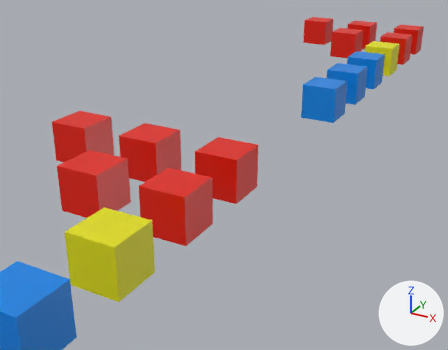
Renders of the Blender file tests/blend_export/blend/45545-relax-name-sanitization.blend from each side of a commit.
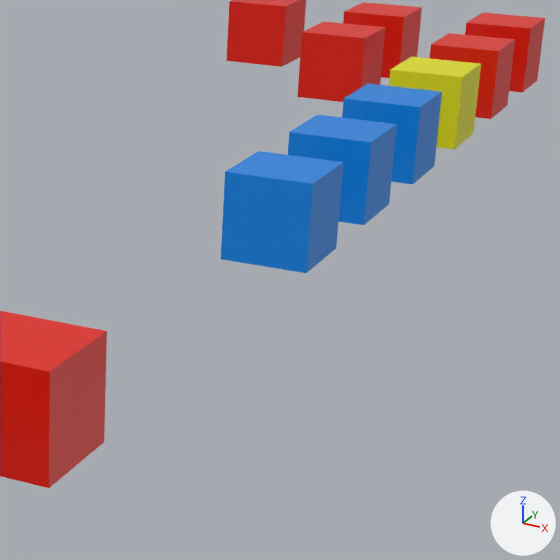
There are two pictures of each version: one from a 50 mm camera at (11.86, -27.83, 10.63) aimed at (-2.9, -0.99, -2.79), one close up on the part from 49% to 96% of the width and 6% to 66% of the height. Every picture has the same lights, and +X, +Y and +Z are marked at lower right.

Script lines for the objects in view, before the commit:
```python
me_cube_019 = bpy.data.meshes.new('Cube.019')
me_cube_019.from_pydata(...)  # a box spanning x -1.0..1.0, y -1.0..1.0, z -1.0..1.0
me_cube_019.materials.append(mat_outputshouldstripcharacters)  # yellow #e7e304
me_cube_023 = bpy.data.meshes.new('Cube.023')
me_cube_023.from_pydata(...)  # a box spanning x -1.0..1.0, y -1.0..1.0, z -1.0..1.0
me_cube_023.materials.append(mat_outputshouldrenamenode)  # red #e71a00
me_cube_024 = bpy.data.meshes.new('Cube.024')
me_cube_024.from_pydata(...)  # a box spanning x -1.0..1.0, y -1.0..1.0, z -1.0..1.0
me_cube_024.materials.append(mat_outputshouldrenamenode)  # red #e71a00
ob_hinted_disallowed_clashing_deep_tree_____col = bpy.data.objects.new('Hinted_Disallowed_Clashing_Deep_Tree_@@@-col', me_cube_024)
ob_hinted_disallowed_clashing_deep_tree_____col.parent = ob_hinted_disallowed_clashing_deep_tree____col
ob_hinted_disallowed_clashing_deep_tree_____col.matrix_parent_inverse = Matrix(((1.0, 0.0, 0.0, 4.0), (0.0, 1.0, 0.0, -26.0), (0.0, 0.0, 1.0, 0.0), (0.0, 0.0, 0.0, 1.0)))
ob_hinted_disallowed_clashing_deep_tree_____col.location = (-8.0, 26.0, 0.0)
ob_hinted_disallowed_clashing_deep_tree____col = bpy.data.objects.new('Hinted_Disallowed_Clashing_Deep_Tree_@@-col', me_cube_023)
ob_hinted_disallowed_clashing_deep_tree____col.parent = ob_hinted_disallowed_clashing_deep_tree___col
ob_hinted_disallowed_clashing_deep_tree____col.matrix_parent_inverse = Matrix(((1.0, 0.0, 0.0, 0.0), (0.0, 1.0, 0.0, 2.0), (0.0, 0.0, 1.0, 0.0), (0.0, 0.0, 0.0, 1.0)))
ob_hinted_disallowed_clashing_deep_tree____col.location = (-4.0, -2.0, 0.0)
ob_hinted_disallowed_non_clashing_______col = bpy.data.objects.new('Hinted_Disallowed_Non-clashing_.:@"/-col', me_cube_019)
ob_hinted_disallowed_non_clashing_______col.location = (0.0, 18.0, 0.0)
# also in view: 'Hinted_Emoji_😀🤖-col' at (0.0, 10.0, 0.0); 'Basic_Disallowed_Clashing_Deep_Tree_@' at (0.0, -6.0, 0.0); 'Hinted_Disallowed_Clashing_Deep_Tree_@-col' at (0.0, 26.0, 0.0); 'Hinted_Disallowed_Clashing_.-col' at (0.0, 22.0, 0.0); 'Hinted_Disallowed_Clashing_@-col' at (-4.0, 22.0, 0.0)
```
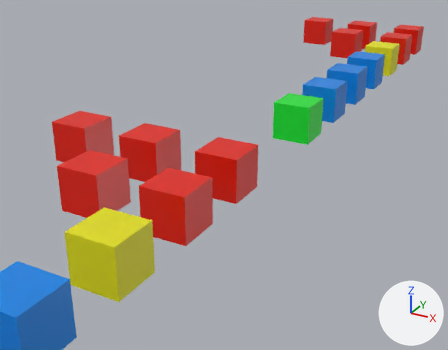
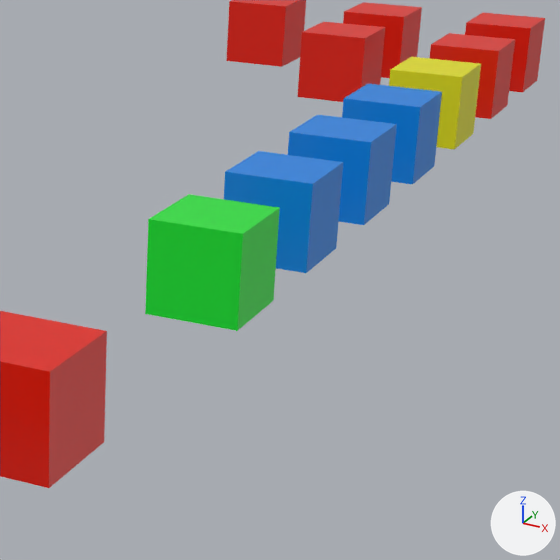
Commit message: Fixes missing hinted alphanumeric object.

Changed parts and their boxes [x1, y1, x2, y2] in the close-ups (560 x 560 px):
'Hinted_Alphanumeric123-col', added (green)
    after: [145, 194, 280, 331]

What the commit changed:
Mesh me_cube_004 is new.
It is a box spanning x -1.0..1.0, y -1.0..1.0, z -1.0..1.0.
It uses material mat_outputshouldmatchinput (green #0fe732).
Object 'Hinted_Alphanumeric123-col' (ob_hinted_alphanumeric123_col) is new; it shows me_cube_004.
Its location is (0.0, 2.0, 0.0).
